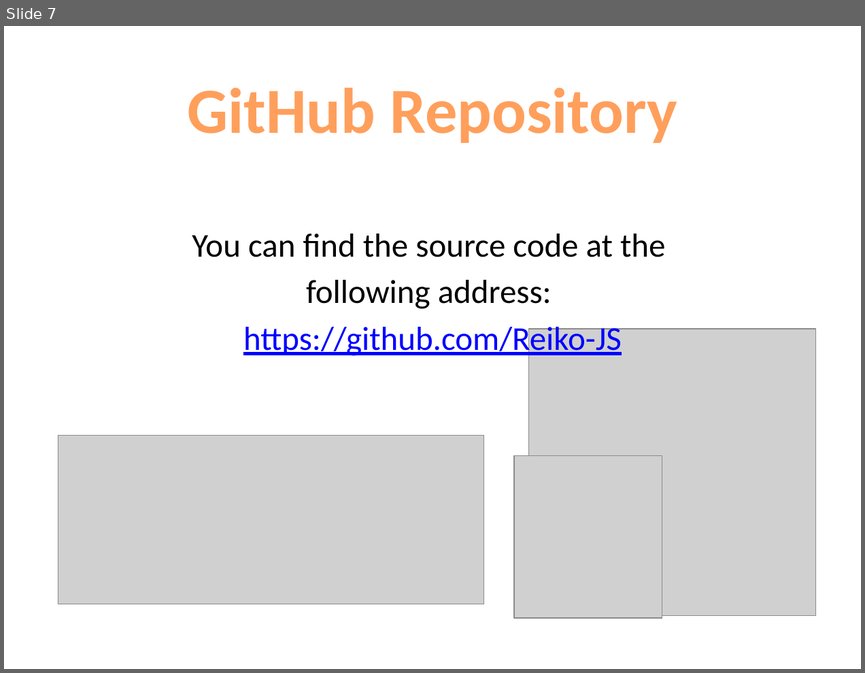
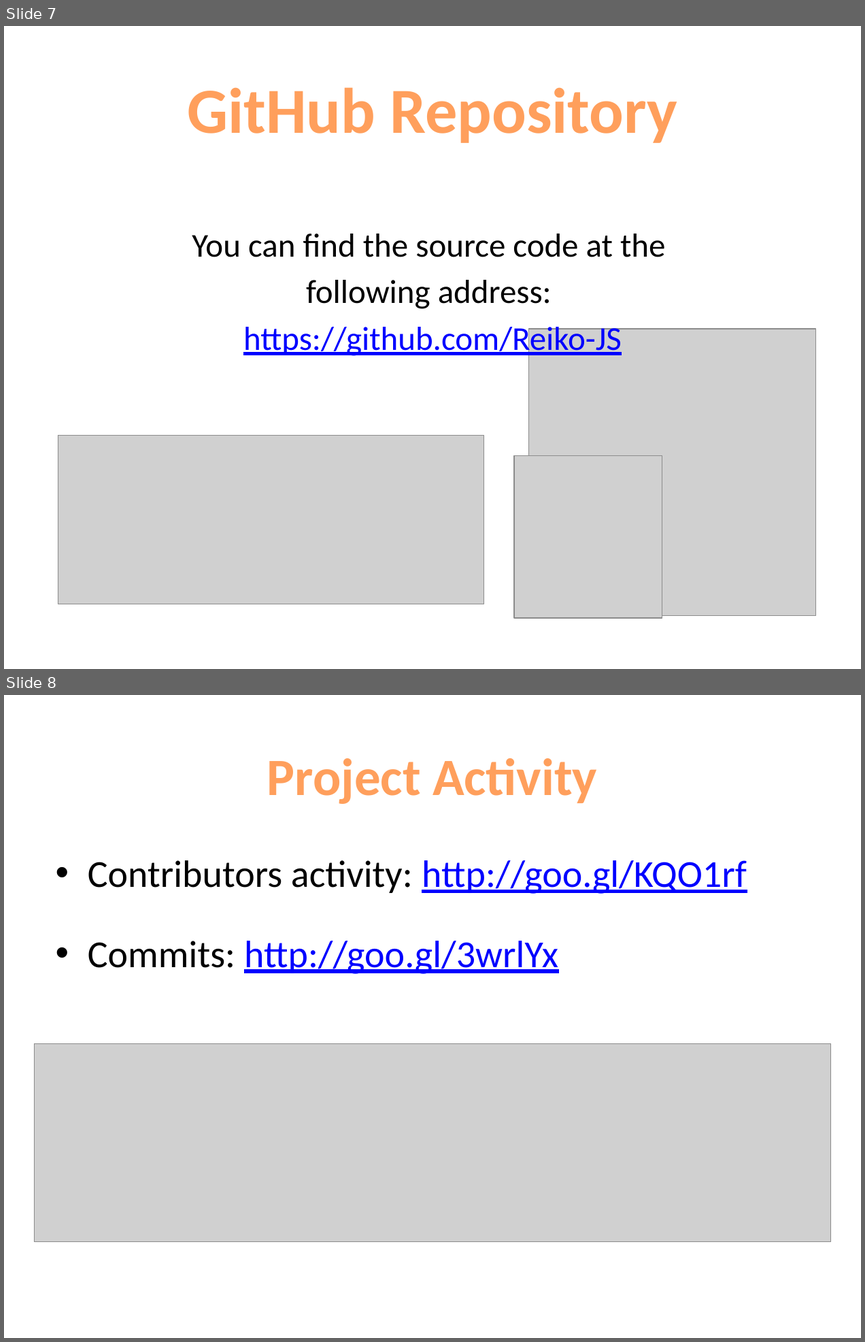
Before and after one commit to Reiko-JS/JavaScript-UI-and-DOM-2014-Teamwork, a slide deck: Project Documentation/JavaScript UI & DOM - Teamwork.pptx. Shown one above the other, each under a label of ours: slide 7 before the commit, slides 7 and 8 after it. The pictures are 865x673 and 865x1342 pixels, drawn with LibreOffice and Linux fonts; fonts in the diff are those of the drawing; grey boxes stand for pictures. Boxes give left, top, right and bottom in pixels: in the first picture for what was removed or moved away, otherwise in the second. Text is boxed around its words. In the diff, an @@ line names an element or a change of style, - is before the commit and + after.

Commit message:
Project Activity slide added to presentation

```diff
--- a/Project Documentation/JavaScript UI & DOM - Teamwork.pptx
+++ b/Project Documentation/JavaScript UI & DOM - Teamwork.pptx
@@ slide 8 added at box(4, 695, 861, 1338), background #FFFFFF @@
@@ title added at box(267, 758, 597, 804), 44 pt, text gradient #FFA367 to #FF9F5D to #F38E3A, bold @@
+Project Activity
@@ text added at box(88, 860, 747, 974), 32 pt, text #0000FF, underline @@
+• Contributors activity: http://goo.gl/KQO1rf
+• Commits: http://goo.gl/3wrlYx
@@ picture added at box(34, 1043, 831, 1241) @@
```
